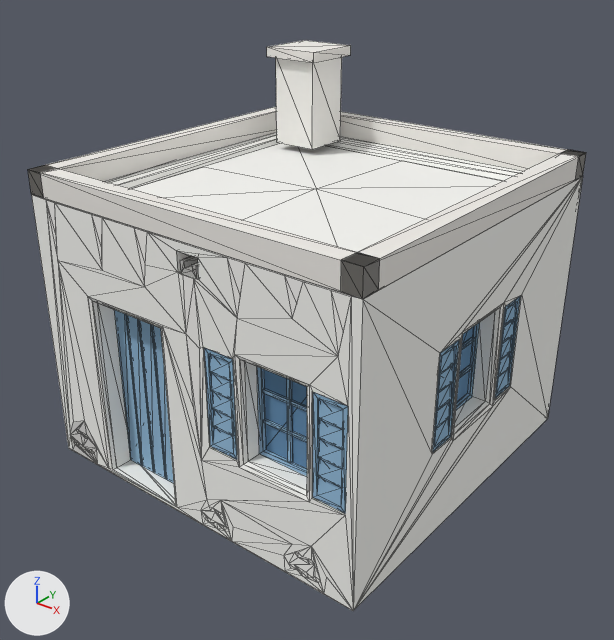
A saved change to the glTF model src/client/assets/props/islands/cube1.glb.
The view is the same before and after, from a 50 mm lens placed at (5.71, -7.3, 6.11), pointed at (0.1, -0.29, 1.76). Arrows for +X, +Y and +Z are at lower left; the lights stay in place. The picture after the commit comes second. Mesh edges are drawn as thin lines. Vertices at exactly the same position are counted once.

The scene before the commit, as lines of its bpy script (objects in view):
```python
me_cube1 = bpy.data.meshes.new('cube1')
me_cube1.from_pydata(...)  # 952 vertices, 1400 faces; spans x -2.2..2.2, y -2.2..2.2, z 0.0..4.52
me_cube1.materials.append(mat_kit)
ob_cube1 = bpy.data.objects.new('cube1', me_cube1)
ob_cube1.location = (0.0, 0.0, 0.0)
```
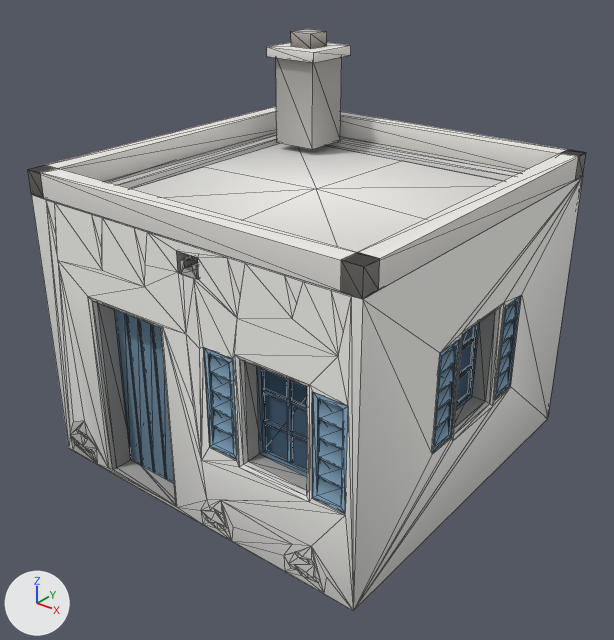
Changed parts and their boxes [x1, y1, x2, y2] in the pictures (614 x 640 px):
'cube1', reshaped
    before: [28, 40, 586, 611]
    after: [28, 29, 586, 611]
part 1 of me_cube1, added
    after: [291, 29, 327, 49]
part 2 of me_cube1, recoloured
    both: [46, 43, 566, 611]

What the commit changed:
me_cube1 is used by ob_cube1; location (0.0, 0.0, 0.0).
me_cube1 had 952 vertices, 1400 faces and spanned x -2.2..2.2, y -2.2..2.2, z 0.0..4.52.
me_cube1 now has 960 vertices, 1412 faces and spans x -2.2..2.2, y -2.2..2.2, z 0.0..4.7.
me_cube1 part 1: a new loose piece, a box spanning x -1.46..-1.14, y 1.34..1.66, z 4.52..4.7, in mat_kit.
me_cube1 part 2: 1211 kept faces spanning x -2.2..2.2, y -2.2..2.2, z 0.0..4.52 get new vertex colours.
